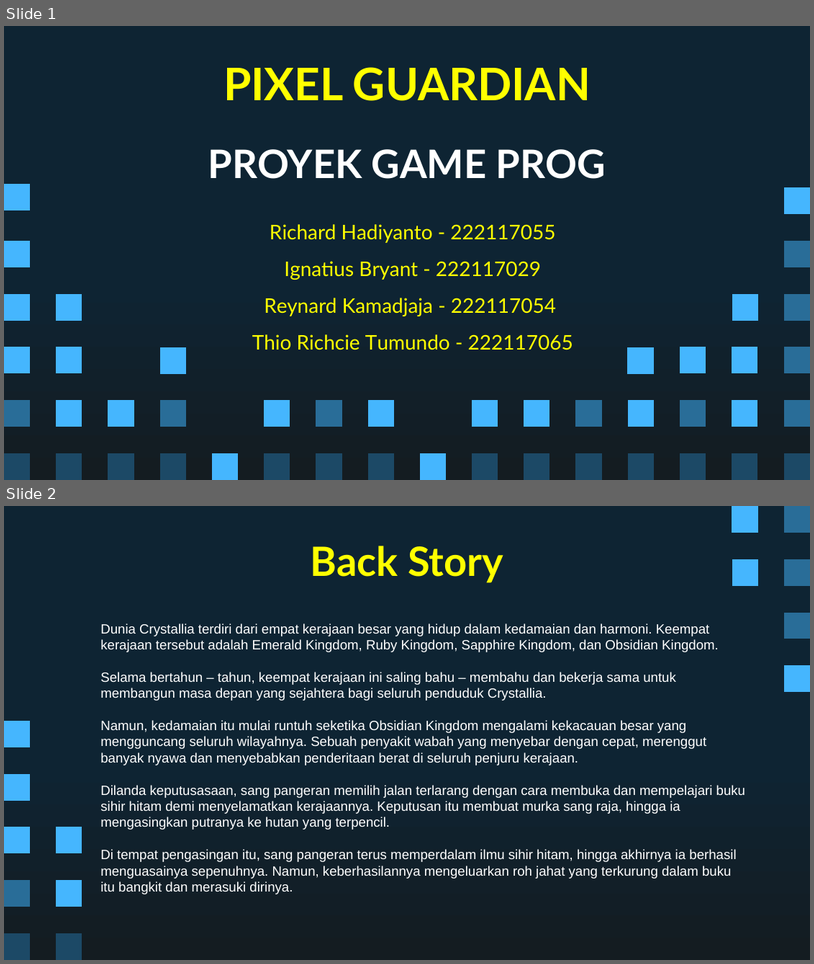
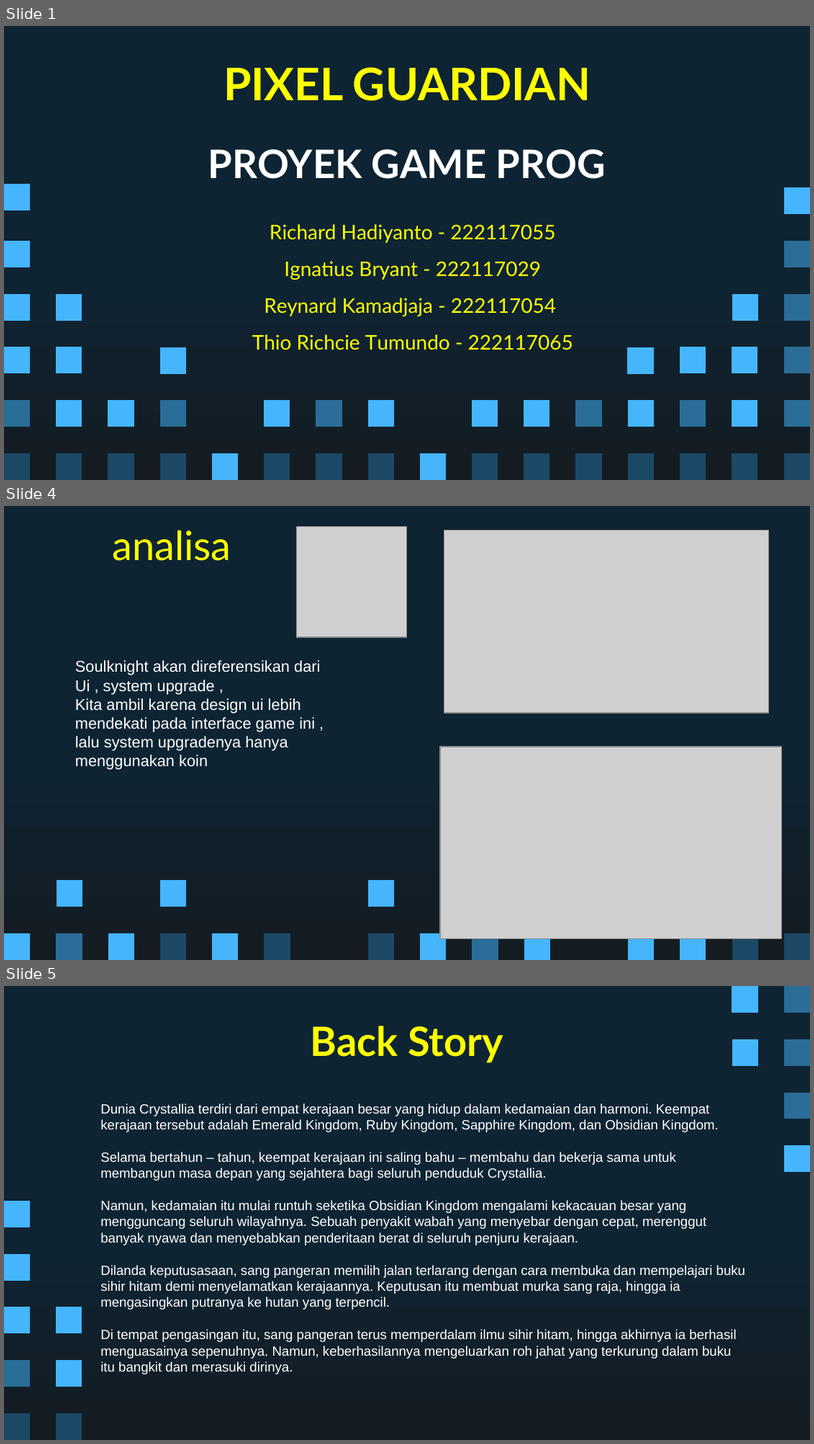
Before and after one commit to Ricardhad/gameProgProject, a slide deck: Super Pixel Vintage Gaming by Slidesgo.pptx. Shown one above the other, each under a label of ours: slides 1 and 2 before the commit, slides 1, 4 and 5 after it; the slides between them are not shown. The pictures are 814x964 and 814x1444 pixels, drawn with LibreOffice and Linux fonts; fonts in the diff are those of the drawing; grey boxes stand for pictures. Boxes give left, top, right and bottom in pixels: in the first picture for what was removed or moved away, otherwise in the second. Text is boxed around its words. In the diff, an @@ line names an element or a change of style, - is before the commit and + after.

```diff
--- a/Super Pixel Vintage Gaming by Slidesgo.pptx
+++ b/Super Pixel Vintage Gaming by Slidesgo.pptx
@@ slide 4 added at (4, 506, 810, 960), background gradient #0E2433 to #141C21 @@
@@ picture added at (297, 527, 407, 638) @@
@@ text added at (112, 530, 232, 561), 36 pt, text #FFFF00 @@
+analisa
@@ picture added at (445, 530, 769, 713) @@
@@ text added at (75, 660, 320, 770), 14 pt, text #FFFFFF @@
+Soulknight akan direferensikan dari
+Ui , system upgrade ,
+Kita ambil karena design ui lebih mendekati pada interface game ini , lalu system upgradenya hanya menggunakan koin
@@ picture added at (440, 746, 782, 938) @@
@@ freeform shape added at (57, 880, 82, 907), fill #45B6FE @@
@@ freeform shape added at (160, 880, 186, 907), fill #45B6FE @@
@@ freeform shape added at (368, 880, 394, 907), fill #45B6FE @@
@@ freeform shape added at (4, 934, 30, 960), fill #45B6FE @@
@@ freeform shape added at (57, 934, 82, 960), fill #296D98 @@
@@ freeform shape added at (108, 932, 134, 959), fill #45B6FE @@
@@ freeform shape added at (160, 934, 186, 960), fill #1C4966 @@
@@ freeform shape added at (212, 932, 238, 959), fill #45B6FE @@
@@ freeform shape added at (265, 934, 291, 960), fill #1C4966 @@
@@ freeform shape added at (368, 932, 394, 959), fill #1C4966 @@
@@ freeform shape added at (420, 932, 446, 959), fill #45B6FE @@
@@ freeform shape added at (473, 932, 499, 959), fill #296D98 @@
@@ freeform shape added at (524, 934, 550, 960), fill #45B6FE @@
@@ freeform shape added at (628, 932, 654, 959), fill #45B6FE @@
@@ freeform shape added at (681, 934, 707, 960), fill #45B6FE @@
@@ freeform shape added at (732, 934, 758, 960), fill #1C4966 @@
@@ freeform shape added at (784, 934, 810, 960), fill #1C4966 @@
@@ what was slide 2 is now slide 5 @@
```
Also in this commit, not shown: 3 other slides added.
